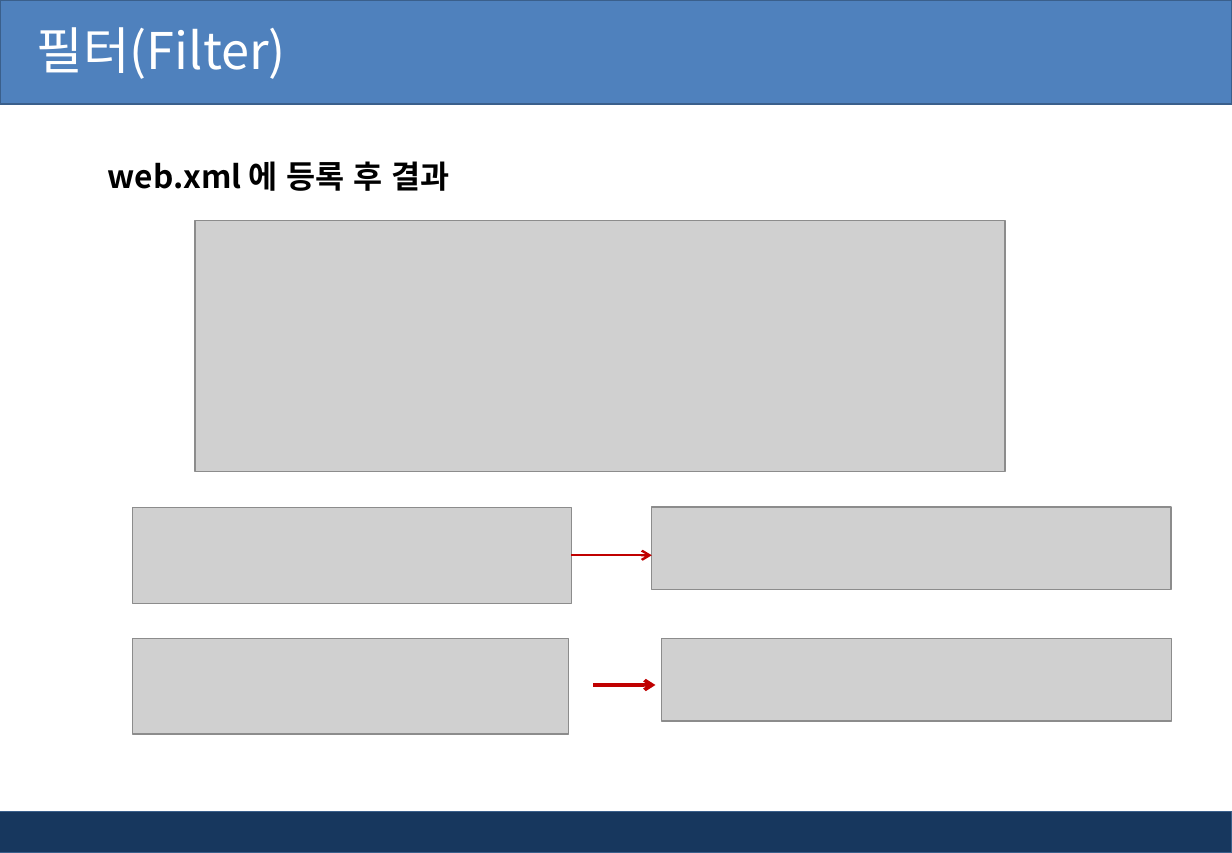
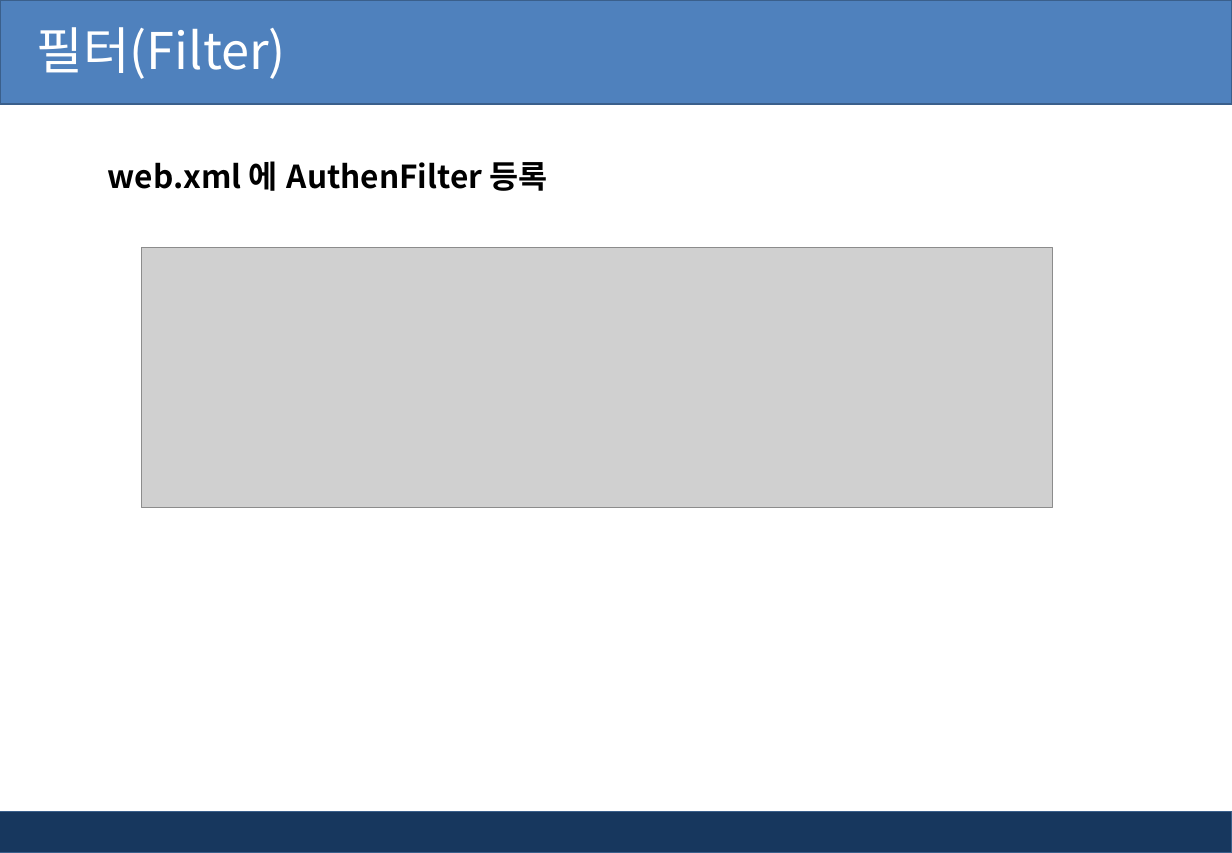
Before and after one commit to kiyongee2/green_project_web, a slide deck: slide 14 of jsp_ppt/12장. 필터(Filter)-로그 기록.pptx (slide 13 before the commit). Drawn at 1232x853 pixels with LibreOffice and Linux fonts; fonts in the diff are those of the drawing; grey boxes stand for pictures; background and template pictures are left out. Boxes give left, top, right and bottom in pixels: in the first picture for what was removed or moved away, otherwise in the second. Text is boxed around its words. In the diff, an @@ line names an element or a change of style, - is before the commit and + after.

```diff
--- a/jsp_ppt/12장. 필터(Filter)-로그 기록.pptx
+++ b/jsp_ppt/12장. 필터(Filter)-로그 기록.pptx
@@ text at [108, 161, 548, 191]: text changed @@
-web.xml 에 등록 후 결과
+web.xml 에 AuthenFilter 등록
@@ picture: place and size @@
-picture at [196, 221, 1006, 471]
+picture at [141, 248, 1053, 507]
@@ picture removed at [133, 507, 572, 604] @@
@@ picture removed at [652, 507, 1172, 590] @@
@@ arrow removed from (571, 555) to (652, 555) @@
@@ picture removed at [133, 638, 570, 734] @@
@@ picture removed at [662, 638, 1172, 721] @@
@@ arrow removed from (594, 685) to (655, 685) @@
```
Also in this commit, not shown: 9 other slides changed, 5 slides added, 2 slides removed, 9 other files.
